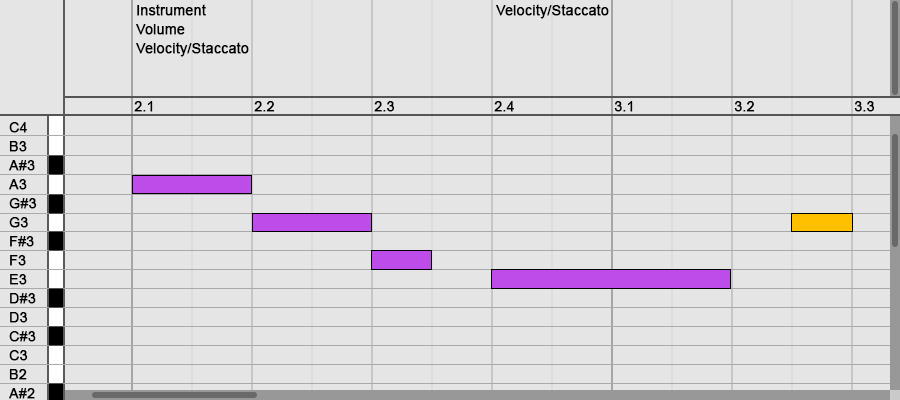
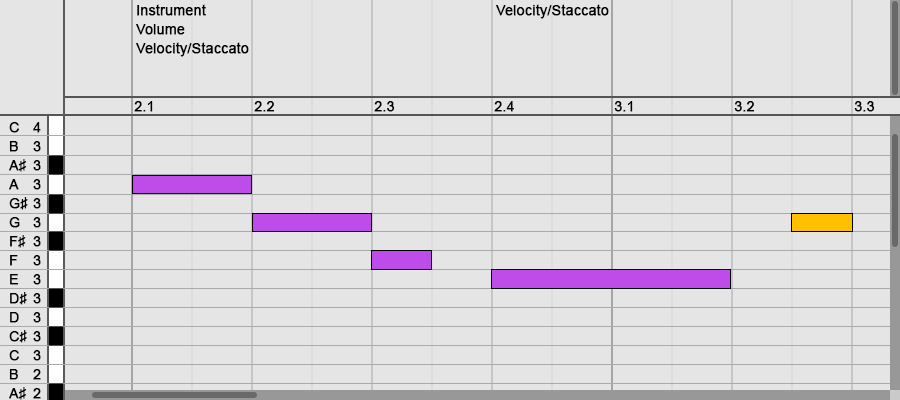
Two versions of the same layered image (900 x 400). Layer-by-layer changes:
added layer "4 3 3 3 3 3 3 3 3 3 3 3 3 2 2" above "C B A♯ A G♯ G F♯ F E D♯ D C♯ C B A♯" over [33,122,41,399]
renamed "C4 B3 A#3 A3 G#3 G3 F#3 F3 E3 D#3 D3 C#3 C3 B2 A#2" to "C B A♯ A G♯ G F♯ F E D♯ D C♯ C B A♯", painted on it over [18,122,37,400]
